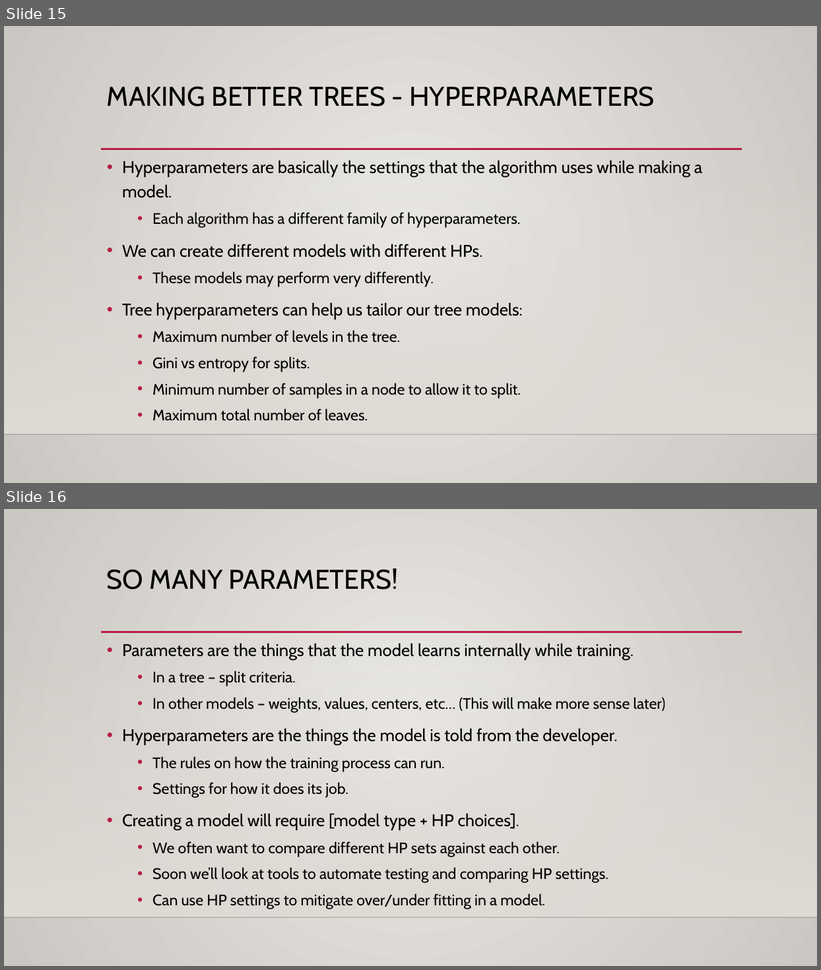
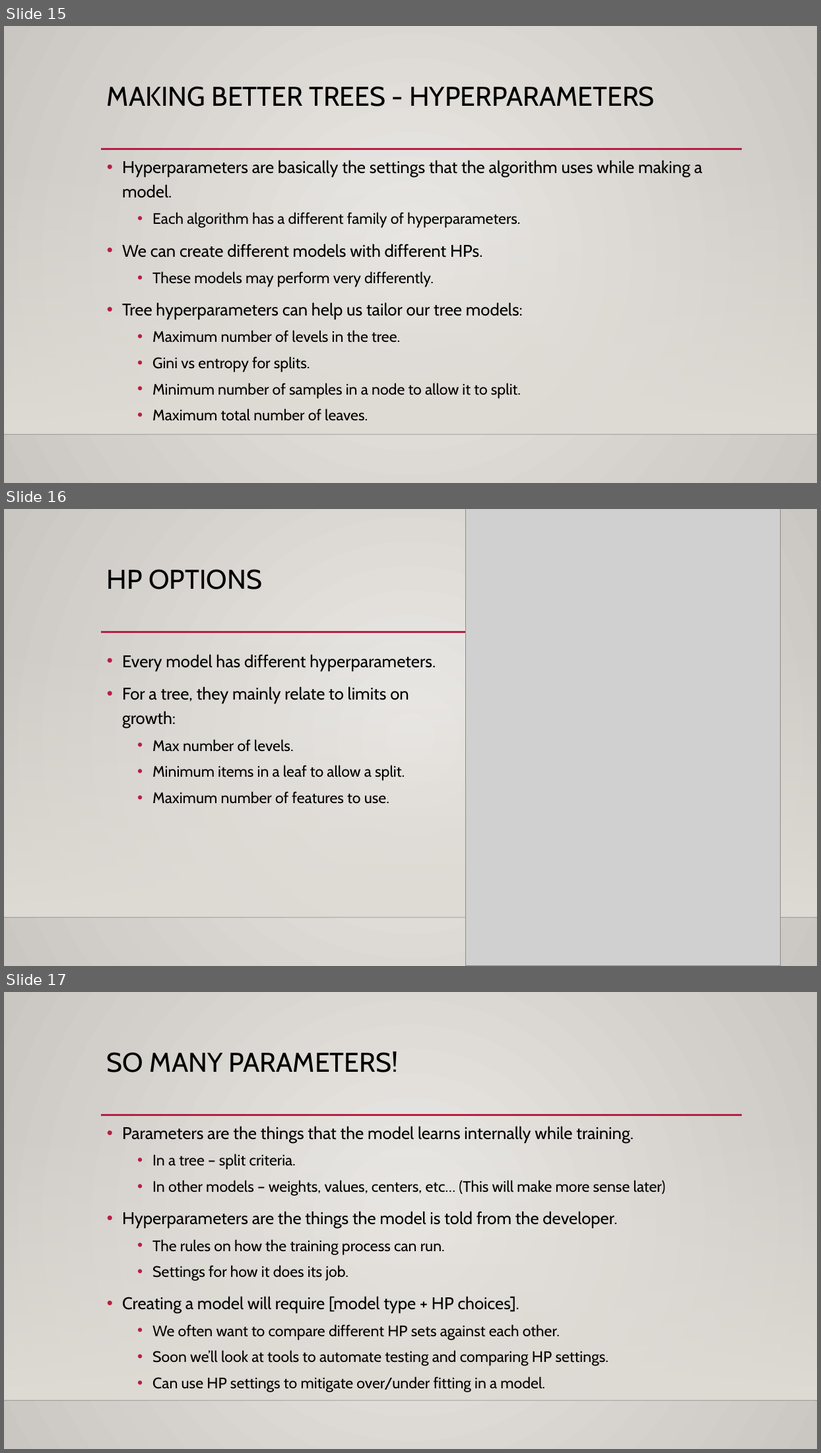
Before and after one commit to glennybarnes/Intro_to_Machine_Learning_Students, a slide deck: reference_content/Slides/002_Trees_EDA.pptx. Shown one above the other, each under a label of ours: slides 15 and 16 before the commit, slides 15, 16 and 17 after it. The pictures are 821x970 and 821x1453 pixels, drawn with LibreOffice and Linux fonts; fonts in the diff are those of the drawing; grey boxes stand for pictures; background and template pictures are left out. Boxes give left, top, right and bottom in pixels: in the first picture for what was removed or moved away, otherwise in the second. Text is boxed around its words. In the diff, an @@ line names an element or a change of style, - is before the commit and + after.

```diff
--- a/reference_content/Slides/002_Trees_EDA.pptx
+++ b/reference_content/Slides/002_Trees_EDA.pptx
@@ slide 16 added at [4, 509, 817, 966], background gradient #ECEAE7 to #CAC7C1; not listed: 3 template elements that a slide beside it also shows @@
@@ picture added at [466, 509, 781, 966] @@
@@ title added at [107, 569, 262, 590], 32 pt, text #000000 @@
+HP OPTIONS
@@ text added at [122, 654, 436, 804], 20 pt, text #000000 @@
+• Every model has different hyperparameters.
+• For a tree, they mainly relate to limits on growth:
+  • Max number of levels.
+  • Minimum items in a leaf to allow a split.
+  • Maximum number of features to use.
@@ what was slide 16 is now slide 17 @@
```
Also in this commit, not shown: 2 slides changed, 5 other files.
